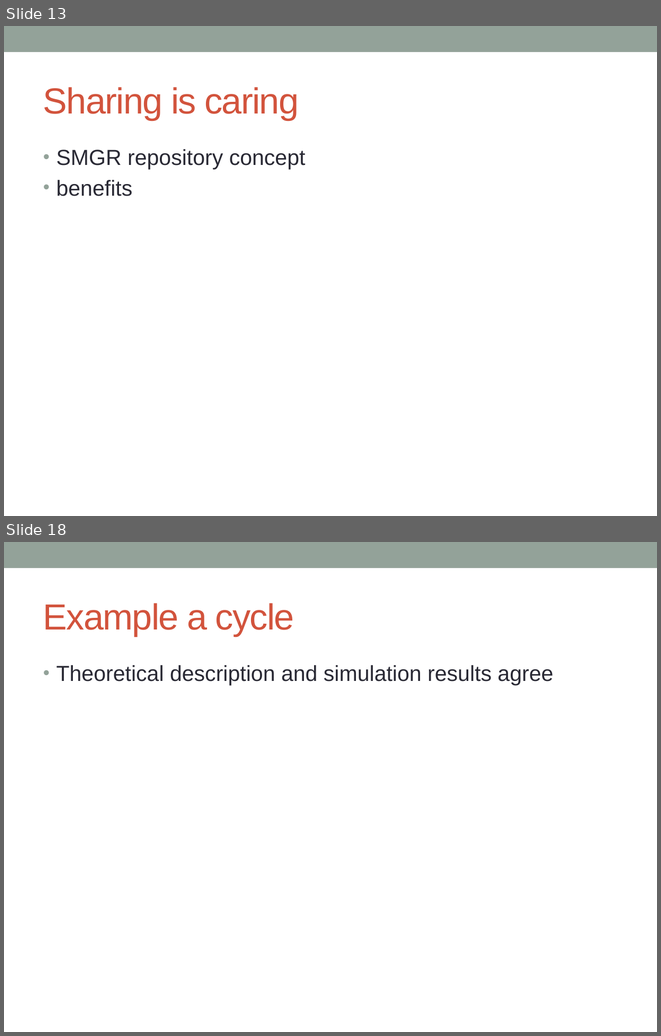
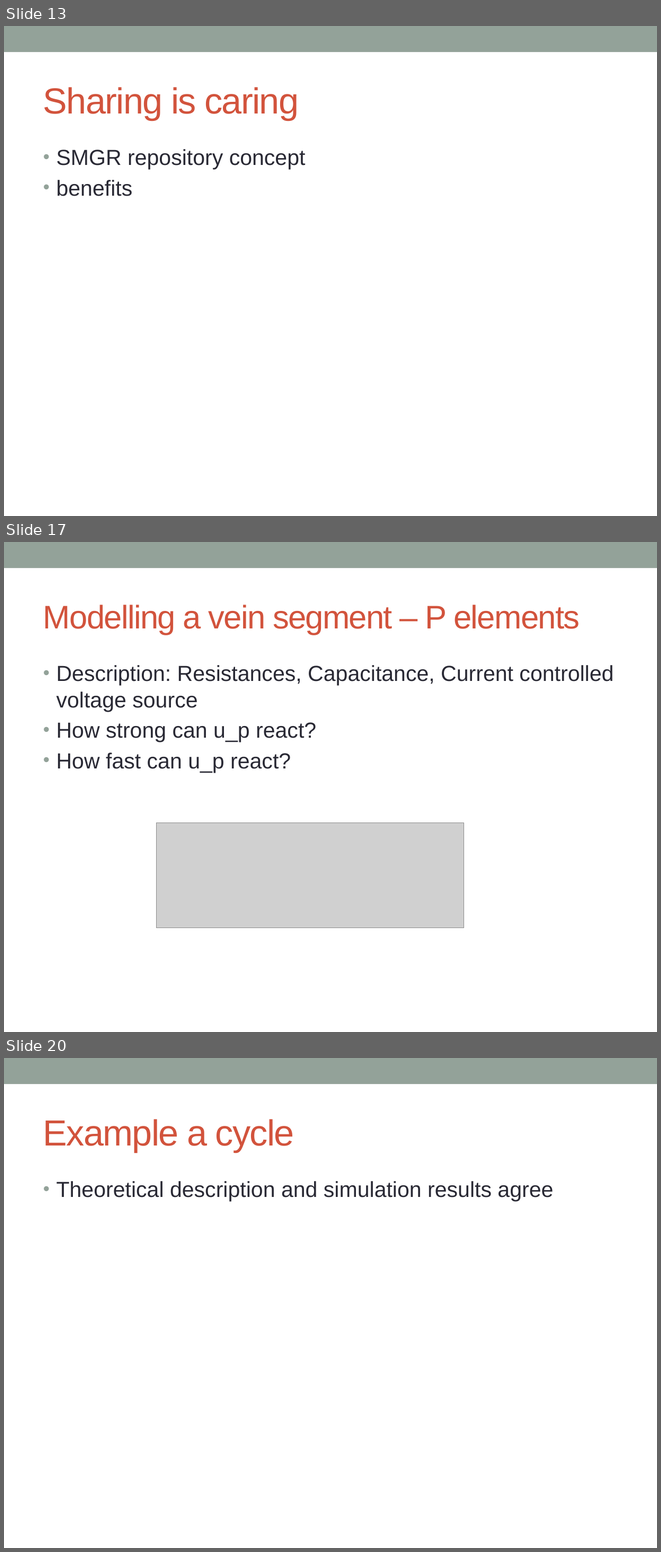
Before and after one commit to 05dirnbe/defense, a slide deck: draft.pptx. Shown one above the other, each under a label of ours: slides 13 and 18 before the commit, slides 13, 17 and 20 after it; the slides between them are not shown. The pictures are 661x1036 and 661x1552 pixels, drawn with LibreOffice and Linux fonts; fonts in the diff are those of the drawing; grey boxes stand for pictures. Boxes give left, top, right and bottom in pixels: in the first picture for what was removed or moved away, otherwise in the second. Text is boxed around its words. In the diff, an @@ line names an element or a change of style, - is before the commit and + after.

```diff
--- a/draft.pptx
+++ b/draft.pptx
@@ slide 17 added at [4, 542, 657, 1032], background #FFFFFF; not listed: 1 template element that a slide beside it also shows @@
@@ title added at [43, 605, 580, 635], 36 pt, text #D2533C @@
+Modelling a vein segment – P elements
@@ text added at [56, 665, 614, 773], 24 pt, text #292934 @@
+• Description: Resistances, Capacitance, Current controlled voltage source
+• How strong can u_p react?
+• How fast can u_p react?
@@ picture added at [157, 823, 465, 927] @@
@@ what was slide 18 is now slide 20 @@
```
Also in this commit, not shown: 3 slides changed, 3 other slides added, 1 slide removed.
